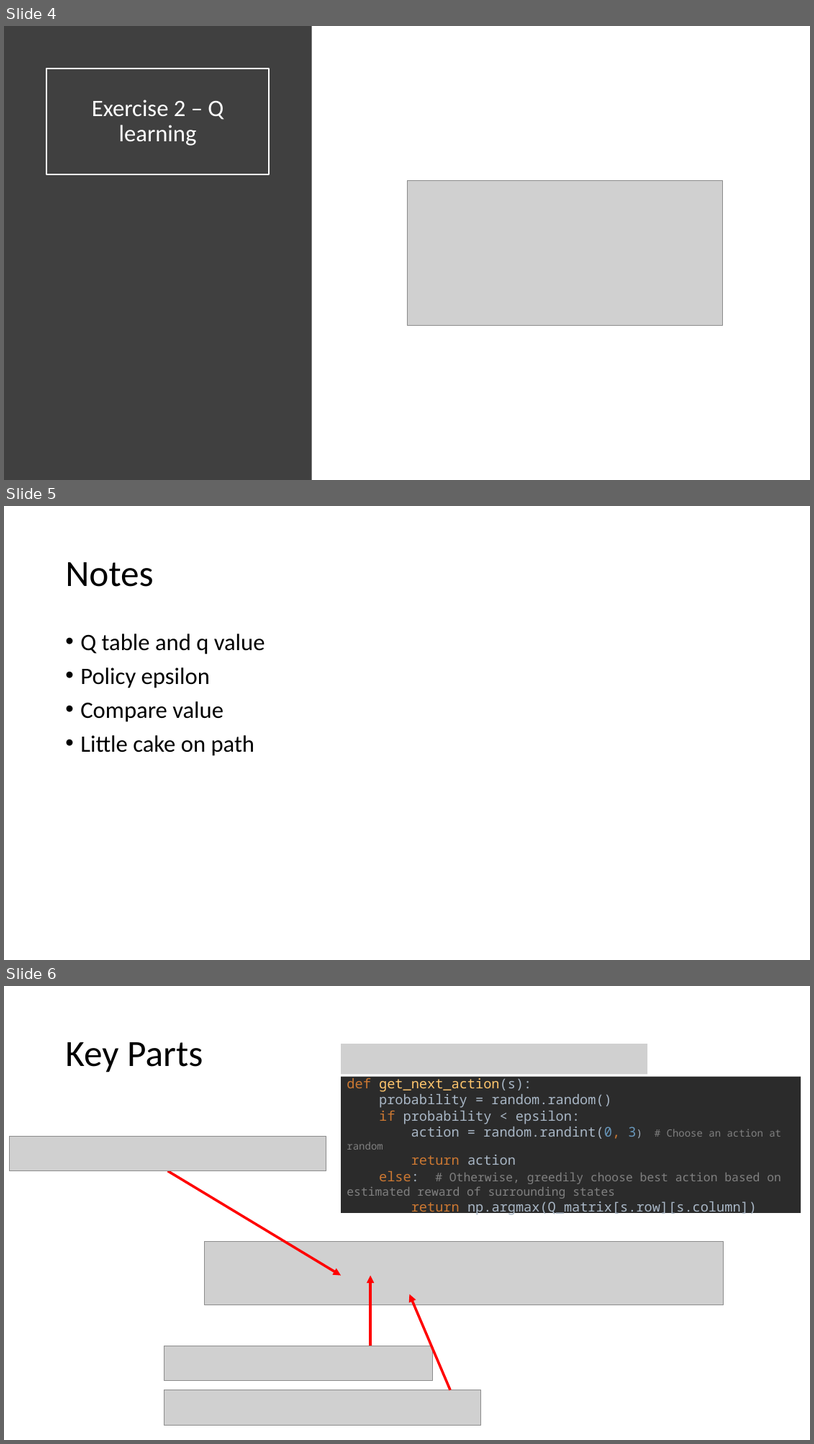
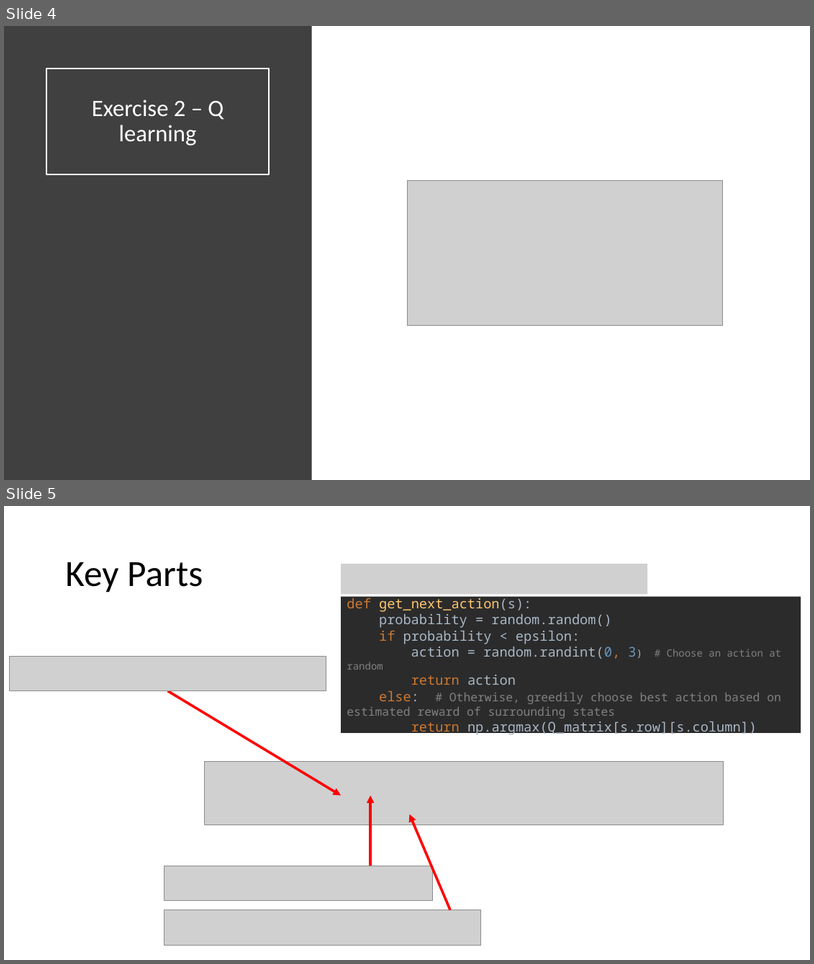
Before and after one commit to mpiffari/ReinforcementLearning2019, a slide deck: Presentation/SDU_SummerSchool_Presentation.pptx. Shown one above the other, each under a label of ours: slides 4, 5 and 6 before the commit, slides 4 and 5 after it. The pictures are 814x1444 and 814x964 pixels, drawn with LibreOffice and Linux fonts; fonts in the diff are those of the drawing; grey boxes stand for pictures. Boxes give left, top, right and bottom in pixels: in the first picture for what was removed or moved away, otherwise in the second. Text is boxed around its words. In the diff, an @@ line names an element or a change of style, - is before the commit and + after.

```diff
--- a/Presentation/SDU_SummerSchool_Presentation.pptx
+++ b/Presentation/SDU_SummerSchool_Presentation.pptx
@@ slide 5 removed at (4, 506, 810, 960), background #FFFFFF @@
@@ title removed at (65, 562, 153, 587) @@
-Notes
@@ text removed at (80, 633, 265, 756) @@
-• Q table and q value
-• Policy epsilon
-• Compare value
-• Little cake on path
@@ what was slide 6 is now slide 5 @@
```
Also in this commit, not shown: 1 slide changed, 2 slides added, 3 other files.
